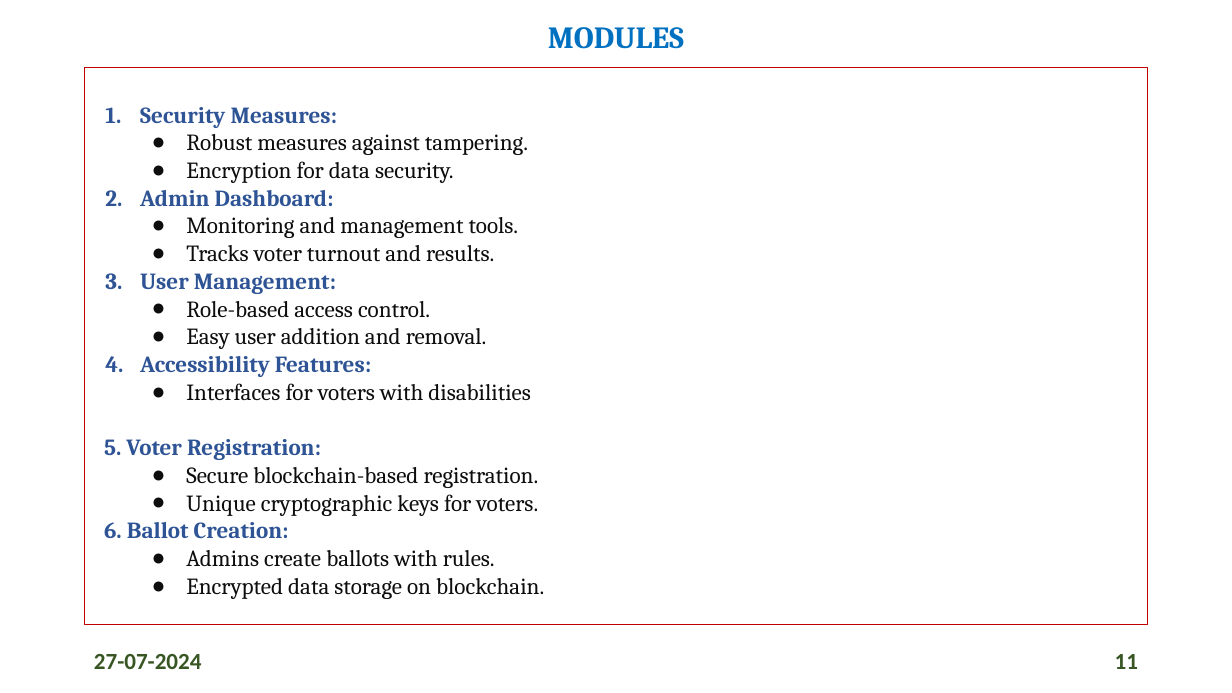
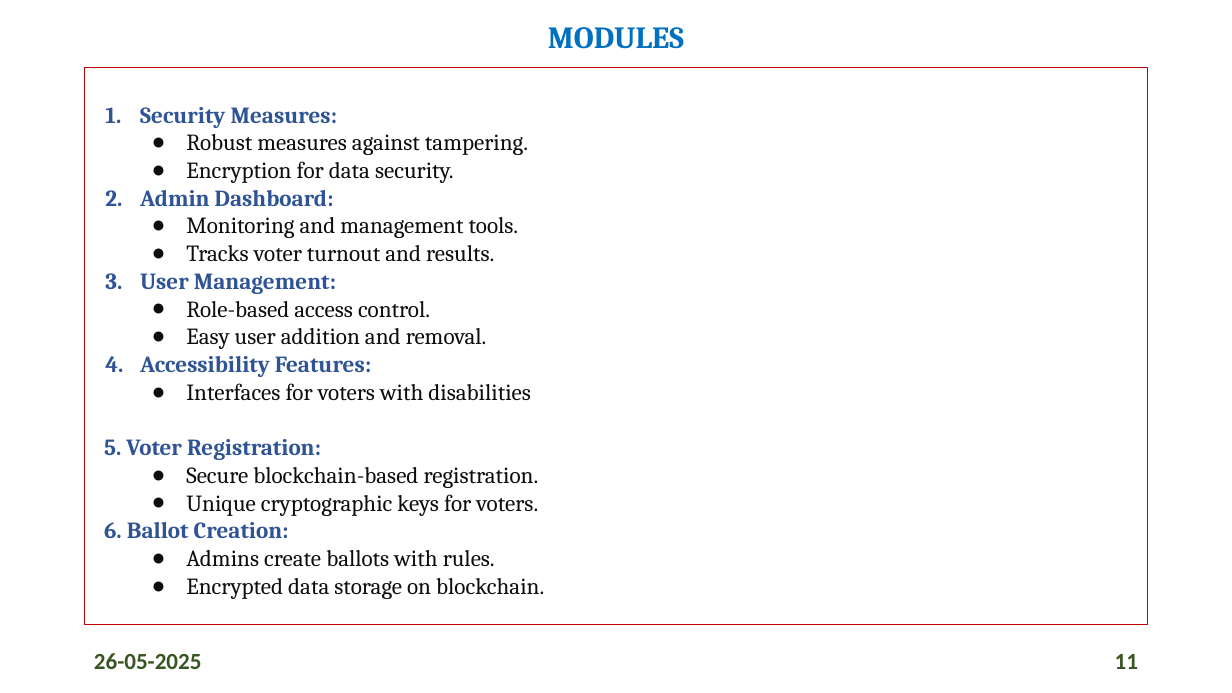
Before and after one commit to singhnileshh/Voting-Using-Blockchain, a slide deck: slide 11 of Final_year_ppt.pptx. Drawn at 1232x693 pixels with LibreOffice and Linux fonts; fonts in the diff are those of the drawing. Boxes give left, top, right and bottom in pixels: in the first picture for what was removed or moved away, otherwise in the second. Text is boxed around its words. In the diff, an @@ line names an element or a change of style, - is before the commit and + after.

```diff
--- a/Final_year_ppt.pptx
+++ b/Final_year_ppt.pptx
@@ text at (94, 653, 202, 669): text changed @@
-27-07-2024
+26-05-2025
```
Also in this commit, not shown: 14 other slides changed, 1 slide removed.
